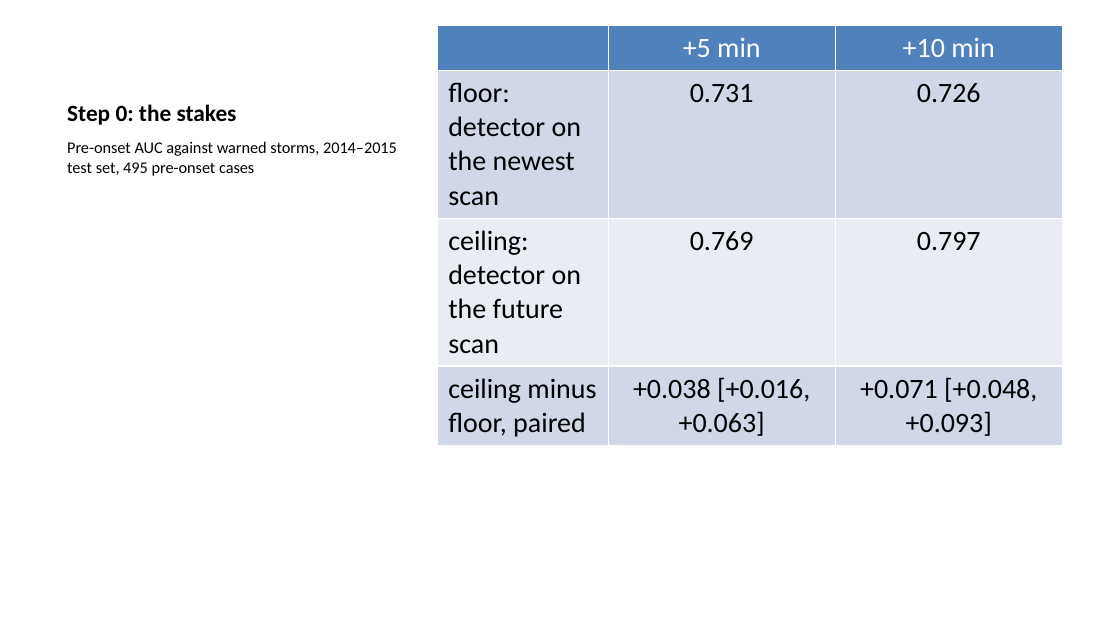
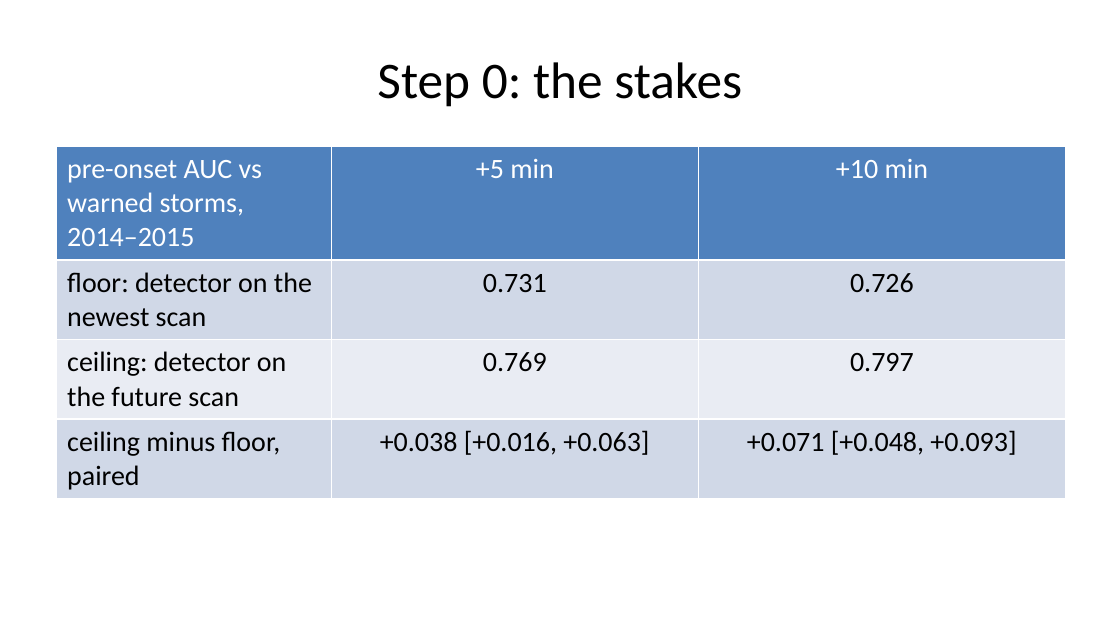
Before and after one commit to jakeryderv/tornado-onset, a slide deck: slide 12 of slides.pptx (slide 11 before the commit). Drawn at 1120x630 pixels with LibreOffice and Linux fonts; fonts in the diff are those of the drawing. Boxes give left, top, right and bottom in pixels: in the first picture for what was removed or moved away, otherwise in the second. Text is boxed around its words. In the diff, an @@ line names an element or a change of style, - is before the commit and + after.

```diff
--- a/slides.pptx
+++ b/slides.pptx
@@ title "Step 0: the stakes" at [377,62,742,107]: size 15 to 33 pt, bold off; alignment left to centre; vertical alignment bottom to middle @@
@@ table at [56,147,1066,562] @@
-row 1, column 1: 
+row 1, column 1: pre-onset AUC vs warned storms, 2014–2015
@@ table: place and size @@
-table at [437,25,1063,561]
+table at [56,147,1066,562]
@@ text removed at [67,141,397,176] @@
-Pre-onset AUC against warned storms, 2014–2015 test set, 495 pre-onset cases
```
Also in this commit, not shown: 11 other slides changed, 2 slides added, 1 other file.
